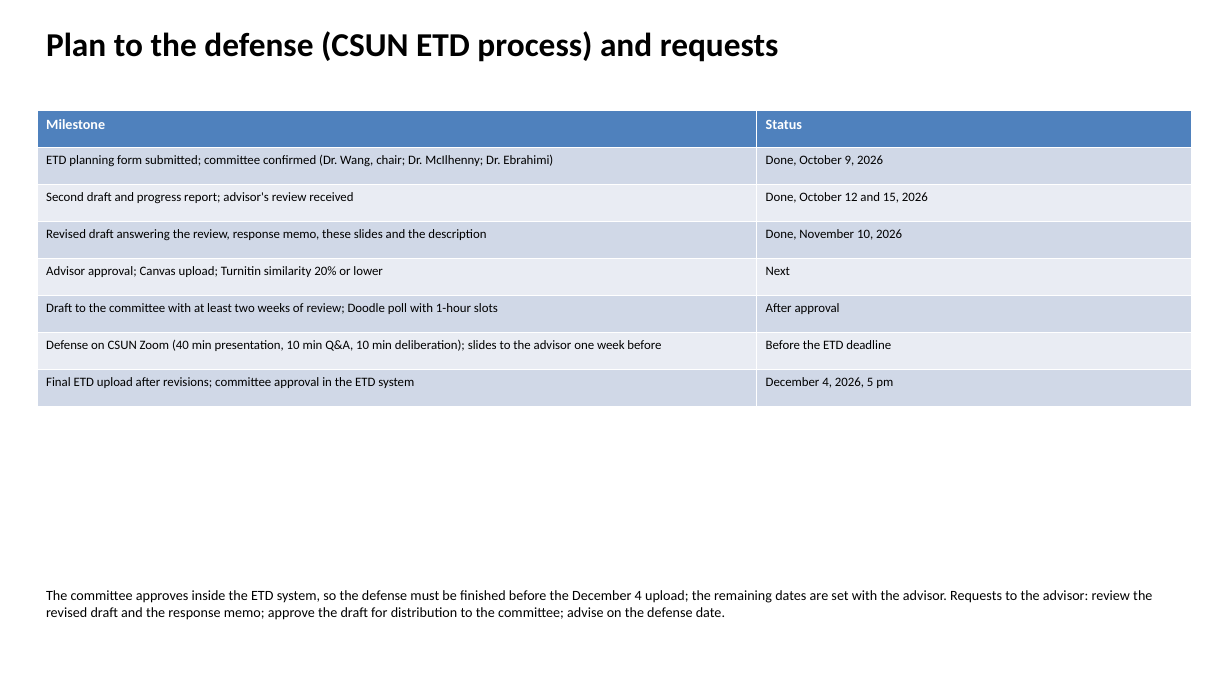
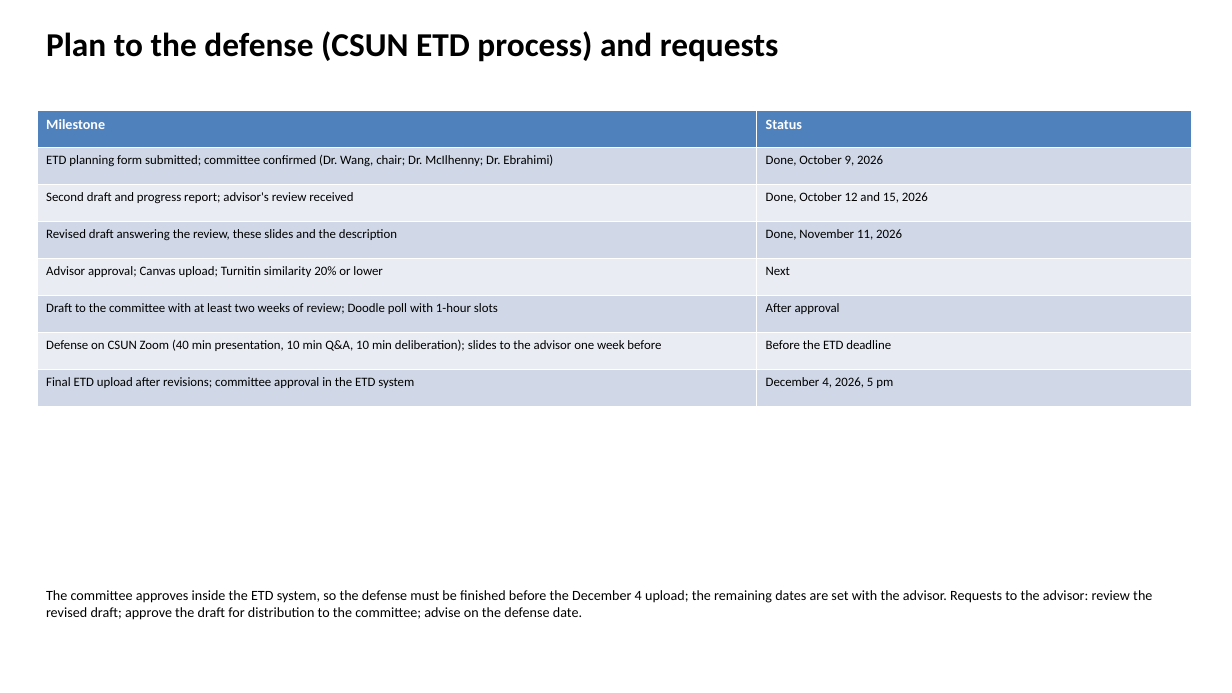
Before and after one commit to slay-a/medical-hallucination-eval, a slide deck: slide 14 of deliverables/Progress_Slides_Fall2026.pptx. Drawn at 1232x693 pixels with LibreOffice and Linux fonts; fonts in the diff are those of the drawing. Boxes give left, top, right and bottom in pixels: in the first picture for what was removed or moved away, otherwise in the second. Text is boxed around its words. In the diff, an @@ line names an element or a change of style, - is before the commit and + after.

Commit message:
Rebuild the progress slides and the source code and data description

```diff
--- a/deliverables/Progress_Slides_Fall2026.pptx
+++ b/deliverables/Progress_Slides_Fall2026.pptx
@@ table at <box>37,111,1192,407</box> @@
-row 4, column 1: Revised draft answering the review, response memo, these slides and the description
+row 4, column 1: Revised draft answering the review, these slides and the description
-row 4, column 2: Done, November 10, 2026
+row 4, column 2: Done, November 11, 2026
@@ text at <box>46,590,1152,620</box>: text changed @@
-The committee approves inside the ETD system, so the defense must be finished before the December 4 upload; the remaining dates are set with the advisor. Requests to the advisor: review the revised draft and the response memo; approve the draft for distribution to the committee; advise on the defense date.
+The committee approves inside the ETD system, so the defense must be finished before the December 4 upload; the remaining dates are set with the advisor. Requests to the advisor: review the revised draft; approve the draft for distribution to the committee; advise on the defense date.
```
Also in this commit, not shown: 2 other slides changed, 2 other files.
